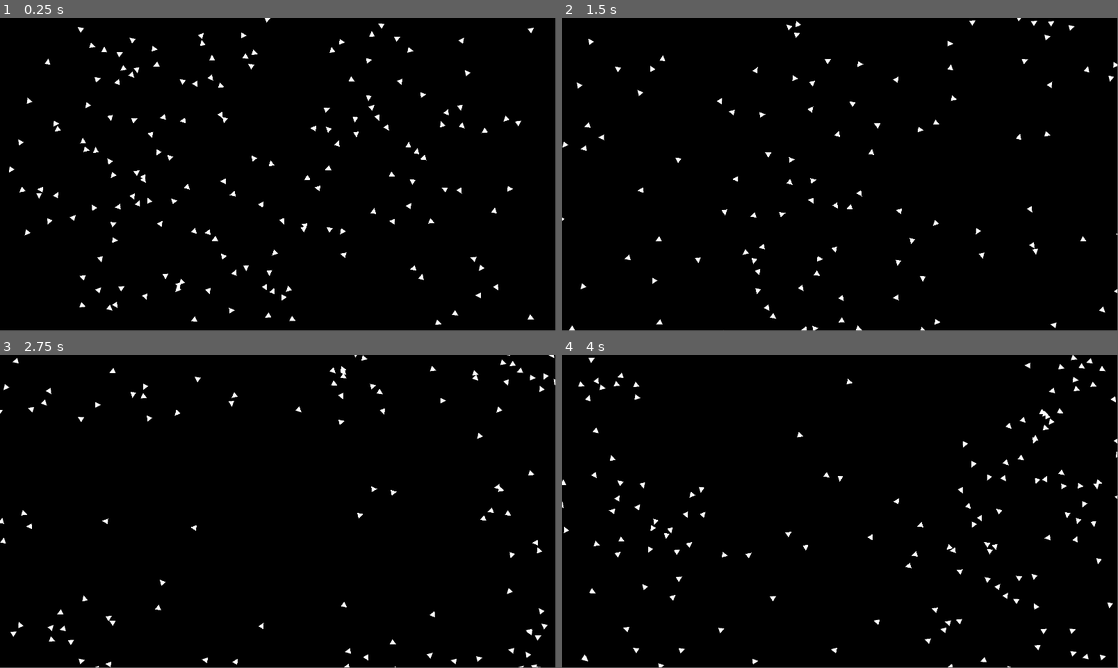
Above: before the commit, frames 1-4 (two rows, left to right).
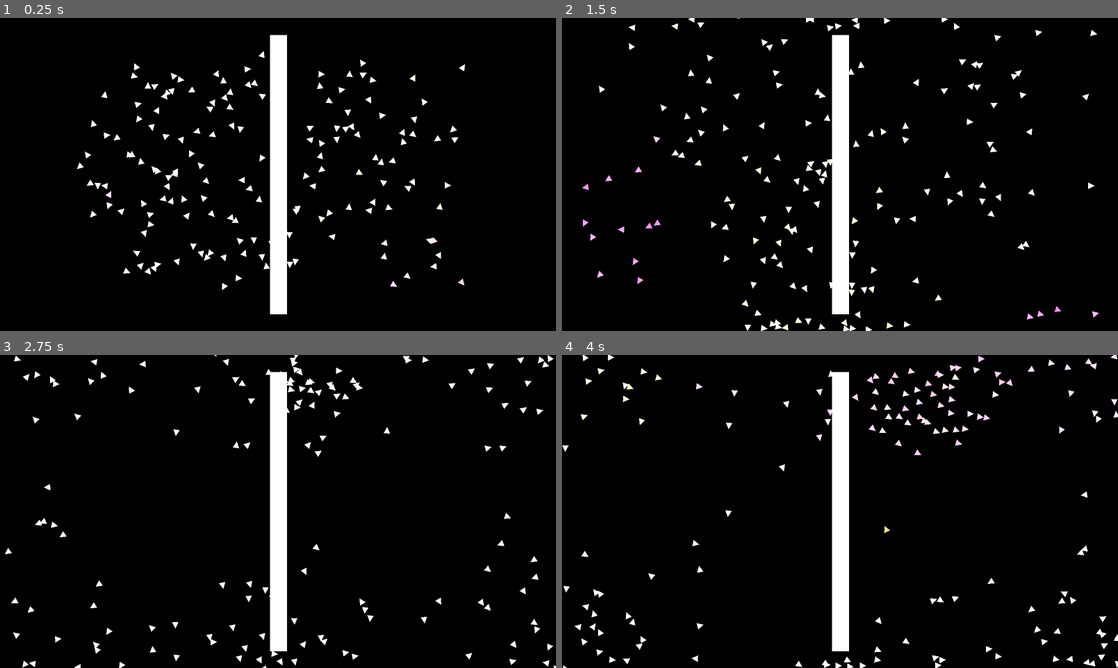
Above: after the commit, the same moments.

Repository: Sub1111/boids
Game: Godot game, scene res://2d/main_2d.tscn
Same seed, same stepped clock (60 frames per second), same inputs: the game is played once before the commit and once after it.
Inputs:
- Up to frame 1 (0.25 s): no input
- Up to frame 2 (1.5 s): tap L (light_fisrst_one, bound only after the commit) at 0.6 s; tap C (colision_avoidance_switch) at 1.35 s
- Up to frame 3 (2.75 s): tap L (light_fisrst_one, bound only after the commit) at 1.55, 2.1 s
- Up to frame 4 (4 s): tap L (light_fisrst_one, bound only after the commit) at 2.85, 3.8 s; tap C (colision_avoidance_switch) at 3.6 s
In our replay, the window is 799x449 before the commit and 800x450 after it. These sizes can differ from the game's own. Grey fills any space a smaller window leaves; there, only what the larger window draws over its background counts as a difference.

The runs differ from the first frame. In frame 1, 6.6% of the frame differs, in the area x 1-97%, y 0-98%; in frame 2, 6.1%; in frame 3, 5.8%; in frame 4, 6.4%.

Commit message:
Final version with get_normal()

Diff:
--- a/2d/borders.gd
+++ b/2d/borders.gd
@@ -12,30 +12,34 @@
 func _on_top_area_entered(area: Area2D) -> void:
 	var fish: Node2D = area.get_parent()
 	if GlobalVars2d.is_colision_avoidance_enabled:
+		return
 		fish.position.y += 20
 	else:
-		fish.position.y = 1110
+		fish.position.y += 1440
 
 
 func _on_bottom_area_entered(area: Area2D) -> void:
 	var fish: Node2D = area.get_parent()
 	if GlobalVars2d.is_colision_avoidance_enabled:
+		return
 		fish.position.y -= 20
 	else:
-		fish.position.y = -65
+		fish.position.y -= 1440
 
 
 func _on_left_area_entered(area: Area2D) -> void:
 	var fish: Node2D = area.get_parent()
 	if GlobalVars2d.is_colision_avoidance_enabled:
+		return
 		fish.position.x += 20
 	else:
-		fish.position.x = 2000
+		fish.position.x += 2560
 
 
 func _on_right_area_entered(area: Area2D) -> void:
 	var fish: Node2D = area.get_parent()
 	if GlobalVars2d.is_colision_avoidance_enabled:
+		return
 		fish.position.x -= 20
 	else:
-		fish.position.x = -50
+		fish.position.x -= 2560
--- /dev/null
+++ b/2d/color_changing.gd
@@ -0,0 +1,33 @@
+extends MeshInstance2D
+
+var flockmates: Array[Node2D]
+var flockmates_avg_color: Color
+var r: float
+var g: float
+var b: float
+
+# Called when the node enters the scene tree for the first time.
+func _ready() -> void:
+	pass # Replace with function body.
+
+
+# Called every frame. 'delta' is the elapsed time since the previous frame.
+func _process(delta: float) -> void:
+	flockmates = get_parent().flockmates
+	r = modulate.r
+	g = modulate.g
+	b = modulate.b
+
+	if flockmates.size() > 0:
+		r = 0
+		g = 0
+		b = 0
+		for fish in flockmates:
+			var mesh_modulate: Color = fish.get_child(1).modulate
+			r += mesh_modulate.r
+			g += mesh_modulate.g
+			b += mesh_modulate.b
+		r /= flockmates.size()
+		g /= flockmates.size()
+		b /= flockmates.size()
+	modulate = Color(r + randf_range(-0.01,0.01), g + randf_range(-0.1,0.1), b + randf_range(-0.1,0.1), 1.)
--- a/2d/fish_2d.gd
+++ b/2d/fish_2d.gd
@@ -4,22 +4,22 @@
 var flockmates: Array[Node2D]
 
 var avoidance_strength = 1.0
-var alignment_strength = .5
+var alignment_strength = 1.0
 var cohesion_strength = 1.0
 
-const max_speed := 20.0
+const max_speed := 10.0
 const min_speed := 3.0
 const max_steer_force := max_speed / 3.
 const forward_acceleration: float = max_speed / 2.
 
-const avoidance_radius := 2.
+const avoidance_radius := 5.
 const vision_cone_threshhold := -0.7
 const vision_distance = 20.
 
-const ray_direction_amount = 300
+const ray_direction_amount = 50
 var ray_directions: Array[Vector2]
 var ray: RayCast2D
-var colision_avoid_strength = 50.
+var colision_avoid_strength = 20.
 
 var velocity: Vector2
 var acceleration: Vector2
--- a/2d/fish_2d.tscn
+++ b/2d/fish_2d.tscn
@@ -1,6 +1,7 @@
-[gd_scene load_steps=4 format=3 uid="uid://dt7qibdgo24c2"]
+[gd_scene load_steps=5 format=3 uid="uid://dt7qibdgo24c2"]
 
 [ext_resource type="Script" path="res://2d/fish_2d.gd" id="1_emust"]
+[ext_resource type="Script" path="res://2d/color_changing.gd" id="2_83lc4"]
 
 [sub_resource type="PrismMesh" id="PrismMesh_ffmq2"]
 
@@ -8,7 +9,7 @@
 
 [node name="fish2D" type="Node2D"]
 rotation = -6.28319
-scale = Vector2(20, 20)
+scale = Vector2(30, 30)
 script = ExtResource("1_emust")
 
 [node name="Area2D" type="Area2D" parent="."]
@@ -24,6 +25,7 @@
 [node name="MeshInstance2D" type="MeshInstance2D" parent="."]
 rotation = -1.5708
 mesh = SubResource("PrismMesh_ffmq2")
+script = ExtResource("2_83lc4")
 
 [node name="Detector" type="Area2D" parent="."]
 rotation = -1.5708
--- a/2d/main_2d.gd
+++ b/2d/main_2d.gd
@@ -3,6 +3,7 @@
 @export var fish_amount := 160
 var fish_instance = preload("res://2d/fish_2d.tscn")
 var fish_main_node: Node2D
+var first_fish: Node2D
 
 func _ready() -> void:
 	fish_main_node = get_child(2)
@@ -10,9 +11,15 @@
 		var pos: Vector2 = Vector2(randi_range(100, 1820), randi_range(50, 1030))
 		var rot: float = randf_range(0, 360)
 		inst(pos, rot)
+	first_fish = fish_main_node.get_child(2)
 
 func inst(pos: Vector2, rot: float):
 	var fish: Node2D = fish_instance.instantiate()
 	fish.position = pos
 	fish.rotation = rot
 	fish_main_node.add_child(fish)
+
+func _input(event: InputEvent) -> void:
+	if event.is_action_released("light_fisrst_one"):
+		var mesh: MeshInstance2D = first_fish.get_child(1)
+		mesh.modulate = "#ff2c4e"
--- a/2d/main_2d.tscn
+++ b/2d/main_2d.tscn
@@ -6,12 +6,19 @@
 [sub_resource type="QuadMesh" id="QuadMesh_yfgox"]
 
 [sub_resource type="RectangleShape2D" id="RectangleShape2D_tuxdb"]
-size = Vector2(2104, 82)
-
-[sub_resource type="BoxMesh" id="BoxMesh_a88t1"]
+size = Vector2(2724, 82)
 
 [sub_resource type="RectangleShape2D" id="RectangleShape2D_2qbro"]
-size = Vector2(1380, 78)
+size = Vector2(1638, 78)
+
+[sub_resource type="RectangleShape2D" id="RectangleShape2D_16spo"]
+size = Vector2(80, 944)
+
+[sub_resource type="BoxMesh" id="BoxMesh_wqhqh"]
+size = Vector3(10, 100, 1)
+
+[sub_resource type="RectangleShape2D" id="RectangleShape2D_tv7wu"]
+size = Vector2(636.396, 342.24)
 
 [node name="main2D" type="Node2D"]
 script = ExtResource("1_wobmm")
@@ -31,52 +38,80 @@
 script = ExtResource("2_iw3ms")
 
 [node name="top" type="Area2D" parent="borders"]
-position = Vector2(953, -107)
+position = Vector2(953, -224)
 collision_layer = 3
 
 [node name="CollisionShape2D" type="CollisionShape2D" parent="borders/top"]
 shape = SubResource("RectangleShape2D_tuxdb")
 
-[node name="MeshInstance2D" type="MeshInstance2D" parent="borders/top"]
-scale = Vector2(2260, 80)
-mesh = SubResource("BoxMesh_a88t1")
-
 [node name="bottom" type="Area2D" parent="borders"]
-position = Vector2(953, 1191)
+position = Vector2(953, 1294)
 collision_layer = 3
 
 [node name="CollisionShape2D" type="CollisionShape2D" parent="borders/bottom"]
 shape = SubResource("RectangleShape2D_tuxdb")
 
-[node name="MeshInstance2D" type="MeshInstance2D" parent="borders/bottom"]
-scale = Vector2(2260, 80)
-mesh = SubResource("BoxMesh_a88t1")
-
 [node name="left" type="Area2D" parent="borders"]
-position = Vector2(-137, 544)
+position = Vector2(-357, 544)
 rotation = 1.5708
 collision_layer = 3
 
 [node name="CollisionShape2D" type="CollisionShape2D" parent="borders/left"]
 shape = SubResource("RectangleShape2D_2qbro")
 
-[node name="MeshInstance2D" type="MeshInstance2D" parent="borders/left"]
-position = Vector2(-0.53034, 0)
-scale = Vector2(1373.94, 80)
-mesh = SubResource("BoxMesh_a88t1")
-
 [node name="right" type="Area2D" parent="borders"]
-position = Vector2(2044, 544)
+position = Vector2(2284, 544)
 rotation = 1.5708
 collision_layer = 3
 
 [node name="CollisionShape2D" type="CollisionShape2D" parent="borders/right"]
 shape = SubResource("RectangleShape2D_2qbro")
 
-[node name="MeshInstance2D" type="MeshInstance2D" parent="borders/right"]
-position = Vector2(-0.999996, 1)
-scale = Vector2(1375, 80)
-mesh = SubResource("BoxMesh_a88t1")
+[node name="centre" type="Area2D" parent="borders"]
+position = Vector2(966, 536)
+scale = Vector2(1, 1.36)
+collision_layer = 3
+
+[node name="CollisionShape2D" type="CollisionShape2D" parent="borders/centre"]
+shape = SubResource("RectangleShape2D_16spo")
+
+[node name="MeshInstance2D" type="MeshInstance2D" parent="borders/centre"]
+scale = Vector2(7.90469, 9.45102)
+mesh = SubResource("BoxMesh_wqhqh")
+
+[node name="corner1" type="Area2D" parent="borders"]
+position = Vector2(-384, -258)
+collision_layer = 3
+
+[node name="CollisionShape2D" type="CollisionShape2D" parent="borders/corner1"]
+rotation = -0.785397
+shape = SubResource("RectangleShape2D_tv7wu")
+
+[node name="corner2" type="Area2D" parent="borders"]
+position = Vector2(2306, -250)
+rotation = 1.57079
+collision_layer = 3
+
+[node name="CollisionShape2D" type="CollisionShape2D" parent="borders/corner2"]
+rotation = -0.785397
+shape = SubResource("RectangleShape2D_tv7wu")
+
+[node name="corner3" type="Area2D" parent="borders"]
+position = Vector2(2300, 1324)
+collision_layer = 3
+
+[node name="CollisionShape2D" type="CollisionShape2D" parent="borders/corner3"]
+rotation = -0.785397
+shape = SubResource("RectangleShape2D_tv7wu")
+
+[node name="corner4" type="Area2D" parent="borders"]
+position = Vector2(-382, 1318)
+rotation = -1.57079
+collision_layer = 3
+
+[node name="CollisionShape2D" type="CollisionShape2D" parent="borders/corner4"]
+rotation = -0.785397
+shape = SubResource("RectangleShape2D_tv7wu")
 
 [connection signal="area_entered" from="borders/top" to="borders" method="_on_top_area_entered"]
 [connection signal="area_entered" from="borders/bottom" to="borders" method="_on_bottom_area_entered"]
--- a/project.godot
+++ b/project.godot
@@ -21,8 +21,8 @@
 
 [display]
 
-window/size/viewport_width=1920
-window/size/viewport_height=1080
+window/size/viewport_width=2560
+window/size/viewport_height=1440
 window/size/mode=3
 
 [input]
@@ -32,3 +32,8 @@
 "events": [Object(InputEventKey,"resource_local_to_scene":false,"resource_name":"","device":0,"window_id":0,"alt_presse …(189 unchanged characters)…
 ]
 }
+light_fisrst_one={
+"deadzone": 0.5,
+"events": [Object(InputEventKey,"resource_local_to_scene":false,"resource_name":"","device":0,"window_id":0,"alt_pressed":false,"shift_pressed":false,"ctrl_pressed":false,"meta_pressed":false,"pressed":false,"keycode":0,"physical_keycode":76,"key_label":0,"unicode":0,"location":0,"echo":false,"script":null)
+]
+}
Not shown: 1 places in 2d/main_2d.tscn that only renumber resources
